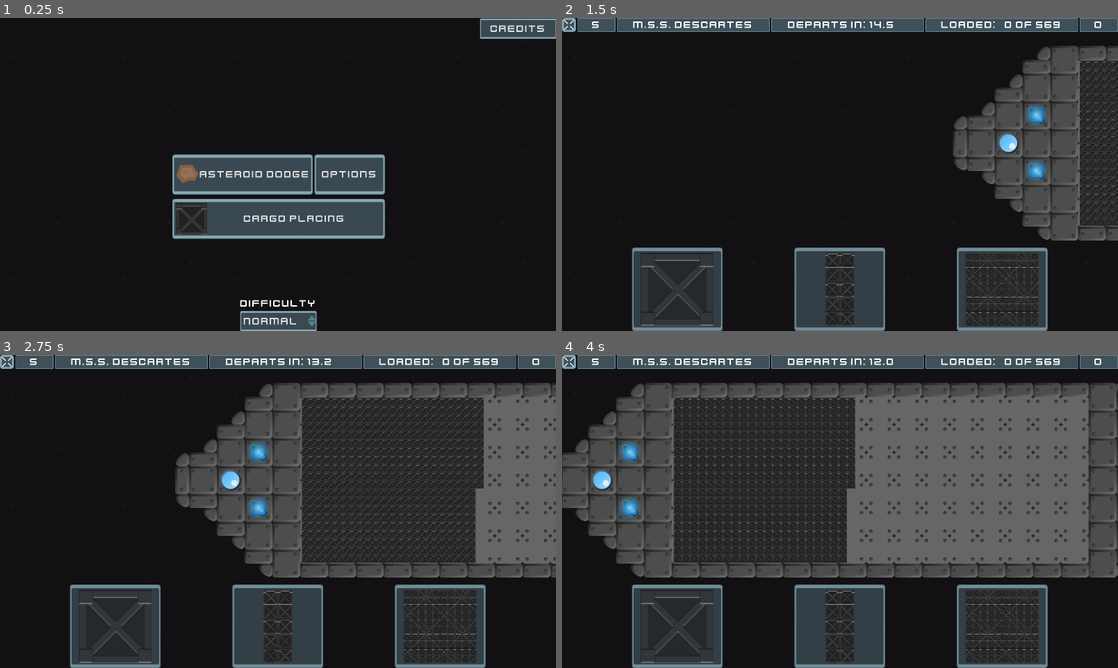
Above: before the commit, frames 1-4 (two rows, left to right).
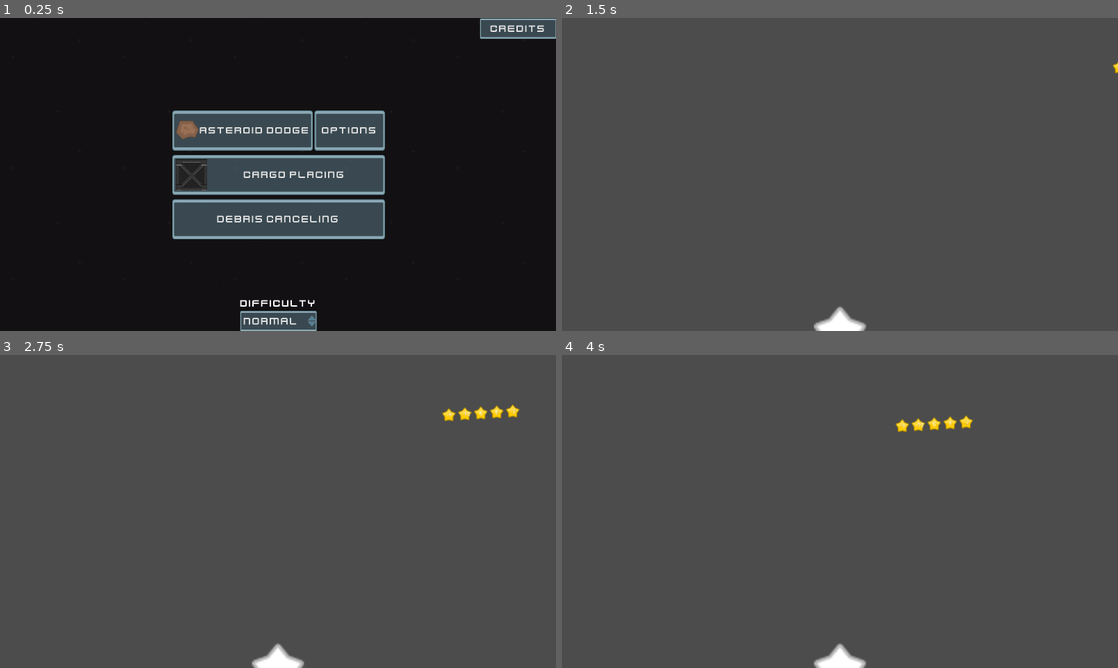
Above: after the commit, the same moments.

Repository: caleb-vincent/space-math
Game: Godot game, scene res://Main.tscn
The game is run twice, just before and just after one commit, with the same random seed, the same clock (stepped at 60 frames per second) and the same inputs.
Inputs (mouse positions are in pixels of both pictures, inside the frame that each line leads up to):
- Up to frame 1 (0.25 s): no input
- Up to frame 2 (1.5 s): click (840, 218) at 0.5 s, where only the run after the commit has a clickable "Debris Canceling"; move the mouse to (962, 158) at 1.27 s; click (962, 158) at 1.42 s
- Up to frame 3 (2.75 s): drag from (166, 527) to (250, 574) at 2.02 s
- Up to frame 4 (4 s): move the mouse to (895, 442) at 2.77 s; click (895, 442) at 2.92 s; drag from (812, 574) to (673, 464) at 3.52 s

The runs differ from the first frame. In frame 1, 7.6% of the frame differs, in the area x 31-70%, y 29-71%; in frame 2, 87%, in the area x 0-100%, y 0-100%; in frame 3, 82%; in frame 4, 77%.

Commit message:
Initial Debris Canceling game

Diff:
--- /dev/null
+++ b/Debris/Debris.tscn
@@ -0,0 +1,87 @@
+[gd_scene load_steps=5 format=2]
+
+[ext_resource path="res://assets/star_silver.png" type="Texture" id=1]
+
+[sub_resource type="GDScript" id=2]
+script/source = "extends SubGame
+
+
+const DebrisPiece = preload(\"DebrisPiece.tscn\")
+const DebrisCluster = preload(\"DebrisCluster.tscn\")
+const DebrisLeader = preload(\"DebrisLeader.tscn\")
+
+func _ready() -> void:
+	_addDebris()
+
+
+func _process(_delta) -> void:
+	if Input.is_action_just_released(\"ui_accept\"):
+		_fire()
+
+
+func _addDebris() -> void:
+	var debris = DebrisLeader.instance()
+	add_child(debris)
+	debris.position = $DebrisStart.position
+	debris.visible = false
+
+	debris.connect(\"offScreen\", self, \"_debrisLeft\")
+	debris.connect(\"impact\", self, \"_onImpact\")
+
+	var piece = debris
+	for  i in range(0,5):
+		var piece2 = DebrisPiece.instance()
+		piece2.value = _rng.randi_range(-10, 10)
+		piece2.position = piece.position + Vector2(48, 0)
+		add_child(piece2)
+		piece.connectTo(piece2)
+		piece = piece2
+
+
+func _debrisLeft(node : PhysicsBody2D) -> void:
+	node.teleportChain(Vector2($DebrisStart.position.x, node.position.y))
+
+
+func _fire() -> void:
+	var payload = DebrisPiece.instance()
+	payload.value = _rng.randi_range(-10, 10)
+	payload.position = Vector2(640, 640)
+	payload.linear_velocity.y = -800
+	payload.collision_layer = 0x8
+	add_child(payload)
+
+
+func _onImpact( node : PhysicsBody2D ) -> void:
+	node.clearChain()
+
+"
+
+[sub_resource type="ConvexPolygonShape2D" id=4]
+points = PoolVector2Array( -640, 0, 640, 0, 0, -32 )
+
+[sub_resource type="CircleShape2D" id=3]
+radius = 68.0755
+
+[node name="Debris" type="Node2D"]
+script = SubResource( 2 )
+
+[node name="DebrisStart" type="Position2D" parent="."]
+position = Vector2( 1430.04, 96.0667 )
+
+[node name="SpawnTimer" type="Timer" parent="."]
+wait_time = 10.0
+autostart = true
+
+[node name="SpaceStation" type="StaticBody2D" parent="."]
+position = Vector2( 640, 720 )
+collision_layer = 2
+
+[node name="StationShape" type="CollisionShape2D" parent="SpaceStation"]
+shape = SubResource( 4 )
+
+[node name="TurretShape" type="CollisionShape2D" parent="SpaceStation"]
+shape = SubResource( 3 )
+
+[node name="Sprite" type="Sprite" parent="SpaceStation"]
+scale = Vector2( 2.5, 2.5 )
+texture = ExtResource( 1 )
--- /dev/null
+++ b/Debris/DebrisCluster.tscn
@@ -0,0 +1,59 @@
+[gd_scene load_steps=3 format=2]
+
+[ext_resource path="res://Debris/DebrisPiece.tscn" type="PackedScene" id=1]
+
+[sub_resource type="GDScript" id=1]
+script/source = "extends Node2D
+
+const DebrisPieceScene = preload(\"DebrisPiece.tscn\")
+const DebrisPiece = preload(\"DebrisPiece.gd\")
+
+var leader : DebrisPiece
+
+var leftGroup : Array
+var rightGroup : Array
+
+var _rng = RandomNumberGenerator.new()
+
+
+func _ready() -> void:
+	_rng.randomize()
+	$EqualSign/Label.text = \"!=\"
+	_addLeft()
+	_addRight()
+
+
+func _newAddend() -> DebrisPiece:
+	var piece = DebrisPieceScene.instance()
+	piece.value = _rng.randi_range(-10, 10)
+	get_parent().add_child(piece)
+	return piece
+
+
+func _addRight() -> void:
+	var piece = _newAddend()
+	if rightGroup.size() == 0:
+		$EqualSign.connectTo(piece)
+		piece.isFirst = true
+	else:
+		rightGroup.back().connectTo(piece)
+
+
+func _addLeft() -> void:
+	var piece = _newAddend()
+	piece.connectTo($EqualSign)
+	if leftGroup.size() == 0:
+		leader = piece
+		piece.isFirst = true
+	else:
+		leftGroup.back().connectTo(piece)
+
+"
+
+[node name="DebrisCluster" type="KinematicBody2D"]
+script = SubResource( 1 )
+
+[node name="DampedSpringJoint2D" type="DampedSpringJoint2D" parent="."]
+node_a = NodePath("../KinematicBody2D")
+
+[node name="EqualSign" parent="." instance=ExtResource( 1 )]
--- /dev/null
+++ b/Debris/DebrisLeader.gd
@@ -0,0 +1,101 @@
+extends RigidBody2D
+
+
+signal offScreen
+signal impact
+signal teleportReady
+signal teleportDone
+
+export var moveSpeed : float = 100
+export var group : String = ""
+
+var _follower : PhysicsBody2D
+var _jumpTo = Vector2.ZERO
+var _pause = false
+
+
+func connectTo(p : PhysicsBody2D) -> void:
+	var oldNode = _follower
+	if p != oldNode:
+		p.group = group
+		p.collision_layer = 0x4
+		p.leader = self
+		_follower = p
+		p.custom_integrator = true
+		if oldNode != null:
+			p.connectTo(oldNode)
+
+
+func clearChain() -> void:
+	_follower.clearChain()
+	_follower = null
+	queue_free()
+
+
+func hiddenChain() -> void:
+	if _follower != null:
+		yield(_follower.hiddenChain(), "completed")
+	emit_signal("offScreen", self)
+
+
+func teleportChain(pos : Vector2) -> void:
+	print("Preparing to teleport ", self)
+	_pause = true
+	if _follower != null:
+		_follower.teleportChain(pos + Vector2(48, 0))
+		yield(_follower, "teleportReady")
+	_prepareTeleport(pos)
+	yield(self, "teleportReady")
+	emit_signal("teleportDone")
+	print("Teleport Done ", self)
+	_pause = false
+
+
+func teleport(newPos : Vector2) -> void:
+	get_tree().call_group(group, "teleport", newPos - position)
+
+
+################################################################################
+#	Inherited Methods
+################################################################################
+
+
+func _ready() ->void:
+	linear_velocity = Vector2(-200, 20)
+	group = "group_" + name
+
+
+func  _integrate_forces (state : Physics2DDirectBodyState ):
+	if _jumpTo != Vector2.ZERO:
+		print("Teleporting ", self)
+		var xform = state.get_transform()
+		xform.origin = _jumpTo
+		state.set_transform(xform)
+		state.linear_velocity = Vector2.ZERO
+		_jumpTo = Vector2.ZERO
+		emit_signal("teleportReady")
+	elif !_pause:
+		state.linear_velocity = Vector2(-200, 20)
+
+
+################################################################################
+#	Singal Methods
+################################################################################
+
+
+func _prepareTeleport(pos : Vector2):
+	_jumpTo = pos
+
+
+################################################################################
+#	Signal Methods
+################################################################################
+
+
+func _on_VisibilityNotifier2D_screen_exited() -> void:
+	hiddenChain()
+
+
+func _on_DebrisLeader_body_entered(body: PhysicsBody2D) -> void:
+	if body is StaticBody2D:
+		emit_signal("impact", self)
--- /dev/null
+++ b/Debris/DebrisLeader.tscn
@@ -0,0 +1,29 @@
+[gd_scene load_steps=4 format=2]
+
+[ext_resource path="res://assets/circle_gold.png" type="Texture" id=1]
+[ext_resource path="res://Debris/DebrisLeader.gd" type="Script" id=2]
+
+[sub_resource type="CircleShape2D" id=2]
+radius = 4.0
+
+[node name="DebrisLeader" type="RigidBody2D"]
+collision_mask = 2
+mode = 2
+gravity_scale = 0.0
+custom_integrator = true
+contacts_reported = 1
+contact_monitor = true
+linear_velocity = Vector2( -400, 20 )
+linear_damp = 0.0
+script = ExtResource( 2 )
+
+[node name="CollisionShape2D" type="CollisionShape2D" parent="."]
+shape = SubResource( 2 )
+
+[node name="VisibilityNotifier2D" type="VisibilityNotifier2D" parent="."]
+rect = Rect2( -48, -48, 96, 96 )
+
+[node name="Sprite" type="Sprite" parent="."]
+texture = ExtResource( 1 )
+[connection signal="body_entered" from="." to="." method="_on_DebrisLeader_body_entered"]
+[connection signal="screen_exited" from="VisibilityNotifier2D" to="." method="_on_VisibilityNotifier2D_screen_exited"]
--- /dev/null
+++ b/Debris/DebrisPiece.gd
@@ -0,0 +1,145 @@
+extends RigidBody2D
+
+signal outOfSight
+signal inSight
+signal connectionChange
+signal teleportDone
+signal teleportReady
+
+const DebrisLeader = preload("DebrisLeader.gd")
+
+var value : int = INF setget _setValue
+var isFirst : bool = true setget _setIsFirst
+var leader : PhysicsBody2D = null
+var follower : PhysicsBody2D = null
+var group : String = ""
+
+var _jumpTo = Vector2.ZERO
+var _hasLeftScreen = false
+var _pause = false
+
+################################################################################
+#	Inherited Methods
+################################################################################
+
+
+func _process(delta: float) -> void:
+	pass
+
+
+func  _integrate_forces (state : Physics2DDirectBodyState ):
+	if _jumpTo != Vector2.ZERO:
+		print("Teleporting ", self)
+		var xform = state.get_transform()
+		xform.origin = _jumpTo
+		state.set_transform(xform)
+		state.linear_velocity = Vector2.ZERO
+		_jumpTo = Vector2.ZERO
+		emit_signal("teleportReady")
+	elif leader != null && is_instance_valid(leader) && !_pause:
+		var targetPosition = leader.position + Vector2($CollisionShape2D.shape.radius, 0)
+		state.linear_velocity = (targetPosition - position) * ( 555 * state.step)
+	if leader is DebrisLeader:
+		print(position)
+	if abs(linear_velocity.x) > 1000:
+		breakpoint
+
+
+################################################################################
+#	Public Methods
+################################################################################
+
+
+func connectTo(p : PhysicsBody2D) -> void:
+	if p == follower:
+		return
+	p.collision_layer = 0x4
+	p.leader = self
+	p.group = group
+	var oldNode = follower
+	follower = p
+	if oldNode != null:
+		p.connectTo(oldNode)
+
+
+func clearChain() -> void:
+	leader = null
+	if follower != null:
+		yield(follower.clearChain(), "completed")
+		follower = null
+	queue_free()
+	yield(self, "tree_exited")
+
+
+func hiddenChain() -> void:
+	if follower != null:
+		yield(follower.hiddenChain(), "completed")
+	else:
+		yield(self, "outOfSight")
+
+
+func teleportChain(pos : Vector2) -> void:
+	print("Preparing teleport for ", self)
+	_pause = true
+	if pos.x < 1290:
+		breakpoint
+	if follower != null:
+		follower.teleportChain(pos + Vector2(48, 0))
+		yield(follower, "teleportReady")
+	_jumpTo = pos
+	if leader != null:
+		yield(leader, "teleportDone")
+		emit_signal("teleportDone")
+	print("Teleport Done ", self)
+	_pause = false
+
+
+func teleport(offset : Vector2) -> void:
+	_jumpTo = position + offset
+	yield(self, "teleportDone")
+
+
+################################################################################
+#	Private Methods
+################################################################################
+
+
+func _setIsFirst(b : bool) -> void:
+	isFirst = b
+	_setValue(value)
+
+
+func _setValue(v : int) -> void:
+	value = v
+	if value != INF:
+		$Label.text = ("%" + ("d" if isFirst else "+d"))  % value
+	else:
+		$Label.text = ""
+
+
+################################################################################
+#	Signal Handling
+################################################################################
+
+
+func _on_VisibilityNotifier2D_screen_entered() -> void:
+	emit_signal("inSight")
+
+
+func _on_VisibilityNotifier2D_screen_exited() -> void:
+	if leader == null:
+		if follower != null:
+			follower.clearChain()
+		queue_free()
+	else:
+		_hasLeftScreen = true
+		emit_signal("outOfSight")
+
+
+func _on_DebrisPiece_body_entered(body: PhysicsBody2D) -> void:
+	if body.collision_layer == 0x8:
+		var contactVector = body.position - position
+		if contactVector.x < 0 && leader != null:
+			leader.connectTo(body)
+		else:
+			connectTo(body)
--- /dev/null
+++ b/Debris/DebrisPiece.tscn
@@ -0,0 +1,48 @@
+[gd_scene load_steps=5 format=2]
+
+[ext_resource path="res://assets/star_gold.png" type="Texture" id=1]
+[ext_resource path="res://Debris/DebrisPiece.gd" type="Script" id=2]
+
+[sub_resource type="PhysicsMaterial" id=3]
+friction = 0.0
+bounce = 1.0
+
+[sub_resource type="CircleShape2D" id=2]
+radius = 15.1259
+
+[node name="DebrisPiece" type="RigidBody2D"]
+position = Vector2( 0.5, 0 )
+collision_layer = 4
+collision_mask = 12
+mode = 2
+physics_material_override = SubResource( 3 )
+contacts_reported = 3
+contact_monitor = true
+linear_damp = 0.0
+script = ExtResource( 2 )
+
+[node name="CollisionShape2D" type="CollisionShape2D" parent="."]
+shape = SubResource( 2 )
+
+[node name="Sprite" type="Sprite" parent="."]
+texture = ExtResource( 1 )
+
+[node name="VisibilityNotifier2D" type="VisibilityNotifier2D" parent="."]
+
+[node name="Label" type="Label" parent="."]
+anchor_left = -1.0
+anchor_top = -1.0
+anchor_right = 1.0
+anchor_bottom = 1.0
+margin_left = -7.72909
+margin_top = -4.9687
+margin_right = 10.2709
+margin_bottom = 9.0313
+align = 1
+valign = 1
+__meta__ = {
+"_edit_use_anchors_": false
+}
+[connection signal="body_entered" from="." to="." method="_on_DebrisPiece_body_entered"]
+[connection signal="screen_entered" from="VisibilityNotifier2D" to="." method="_on_VisibilityNotifier2D_screen_entered"]
+[connection signal="screen_exited" from="VisibilityNotifier2D" to="." method="_on_VisibilityNotifier2D_screen_exited"]
--- a/Main.tscn
+++ b/Main.tscn
@@ -7,9 +7,10 @@
 [sub_resource type="GDScript" id=1]
 script/source = "extends Node
 
-const Dodge = preload(\"res://Dodge/Dodge.tscn\")
 const Cargo = preload(\"res://Cargo/Cargo.tscn\")
 const Credits = preload(\"res://Credits.tscn\")
+const Debris = preload(\"res://Debris/Debris.tscn\")
+const Dodge = preload(\"res://Dodge/Dodge.tscn\")
 
 var game : SubGame = null
 
@@ -93,6 +94,14 @@
 	credits.connect(\"gameOver\", self, \"_on_gameOver\")
 	add_child(credits)
 
+
+func _on_Menu_debrisCanceling() -> void:
+	$Menu.visible = false
+	$Background.visible = false
+	game = Debris.instance()
+	game.connect(\"gameOver\", self, \"_on_gameOver\")
+	add_child(game)
+
 "
 
 [node name="Main" type="Node"]
@@ -122,6 +131,7 @@
 [connection signal="astroidDodge" from="Menu" to="." method="_on_Menu_astroidDodge"]
 [connection signal="astroidDodgeOptions" from="Menu" to="." method="_on_Menu_astroidDodgeOptions"]
 [connection signal="cargoPlacing" from="Menu" to="." method="_on_Menu_cargoPlacing"]
+[connection signal="debrisCanceling" from="Menu" to="." method="_on_Menu_debrisCanceling"]
 [connection signal="difficultSelected" from="Menu" to="." method="_on_difficultyChange"]
 [connection signal="rollCredits" from="Menu" to="." method="_on_Menu_credits"]
 [connection signal="hide" from="DodgeOptions" to="." method="_on_DodgeOptions_hide"]
--- a/Menu.tscn
+++ b/Menu.tscn
@@ -10,8 +10,10 @@
 signal astroidDodge
 signal astroidDodgeOptions
 signal cargoPlacing
+signal debrisCanceling
 signal difficultSelected
 signal rollCredits
+
 
 func _on_Dodge_pressed() -> void:
 	emit_signal(\"astroidDodge\")
@@ -36,6 +38,11 @@
 
 func _on_CreditsButton_pressed() -> void:
 	emit_signal(\"rollCredits\")
+
+
+func _on_Debris_pressed() -> void:
+	emit_signal(\"debrisCanceling\")
+
 "
 
 [node name="Menu" type="Control"]
@@ -53,9 +60,9 @@
 anchor_right = 0.5
 anchor_bottom = 0.5
 margin_left = -244.5
-margin_top = -47.0
+margin_top = -148.0
 margin_right = 244.5
-margin_bottom = 47.0
+margin_bottom = 148.0
 custom_constants/separation = 10
 __meta__ = {
 "_edit_use_anchors_": false
@@ -106,6 +113,23 @@
 icon = ExtResource( 3 )
 expand_icon = true
 
+[node name="HBoxContainer3" type="HBoxContainer" parent="VBoxContainer2"]
+margin_top = 204.0
+margin_right = 489.0
+margin_bottom = 296.0
+__meta__ = {
+"_edit_use_anchors_": false
+}
+
+[node name="DebrisButton" type="Button" parent="VBoxContainer2/HBoxContainer3"]
+margin_right = 489.0
+margin_bottom = 92.0
+rect_min_size = Vector2( 0, 92 )
+size_flags_horizontal = 3
+size_flags_vertical = 3
+text = "DEBRIS_CANCELING"
+expand_icon = true
+
 [node name="VBoxContainer" type="VBoxContainer" parent="."]
 anchor_left = 0.5
 anchor_top = 1.0
@@ -149,5 +173,6 @@
 [connection signal="pressed" from="VBoxContainer2/HBoxContainer/DodgeButton" to="." method="_on_Dodge_pressed"]
 [connection signal="pressed" from="VBoxContainer2/HBoxContainer/DodgeOptionsButton" to="." method="_on_DodgeOptionsButton_pressed"]
 [connection signal="pressed" from="VBoxContainer2/HBoxContainer2/CargoButton" to="." method="_on_Cargo_pressed"]
+[connection signal="pressed" from="VBoxContainer2/HBoxContainer3/DebrisButton" to="." method="_on_Debris_pressed"]
 [connection signal="item_selected" from="VBoxContainer/OptionButton" to="." method="_on_OptionButton_item_selected"]
 [connection signal="pressed" from="CreditsButton" to="." method="_on_CreditsButton_pressed"]
--- a/assets/translation.csv
+++ b/assets/translation.csv
@@ -47,3 +47,4 @@
 by
 Buch
 opengameart.org/users/buch"
+"DEBRIS_CANCELING","Debris Canceling"
--- a/project.godot
+++ b/project.godot
@@ -86,6 +86,11 @@
 translations=PoolStringArray( "res://assets/translation.en.translation" )
 locale_filter=[ 1, [ "en" ] ]
 
+[physics]
+
+2d/default_gravity=0
+2d/default_gravity_vector=Vector2( 0, 0 )
+
 [rendering]
 
 quality/driver/driver_name="GLES2"
Binary file added: assets/circle_gold.png
Not shown, added: assets/circle_gold.png.import
Binary file changed: assets/translation.en.translation
